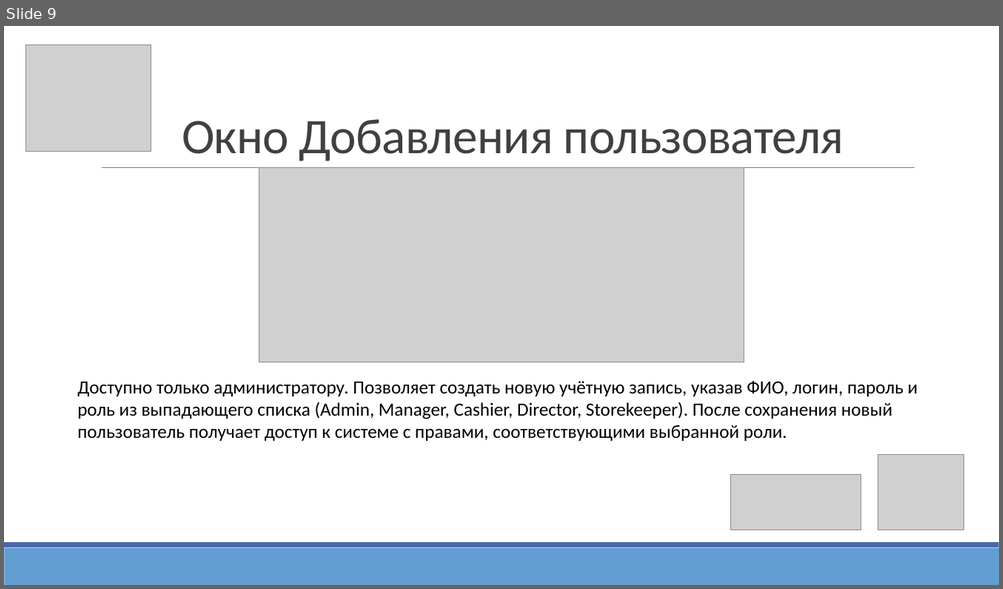
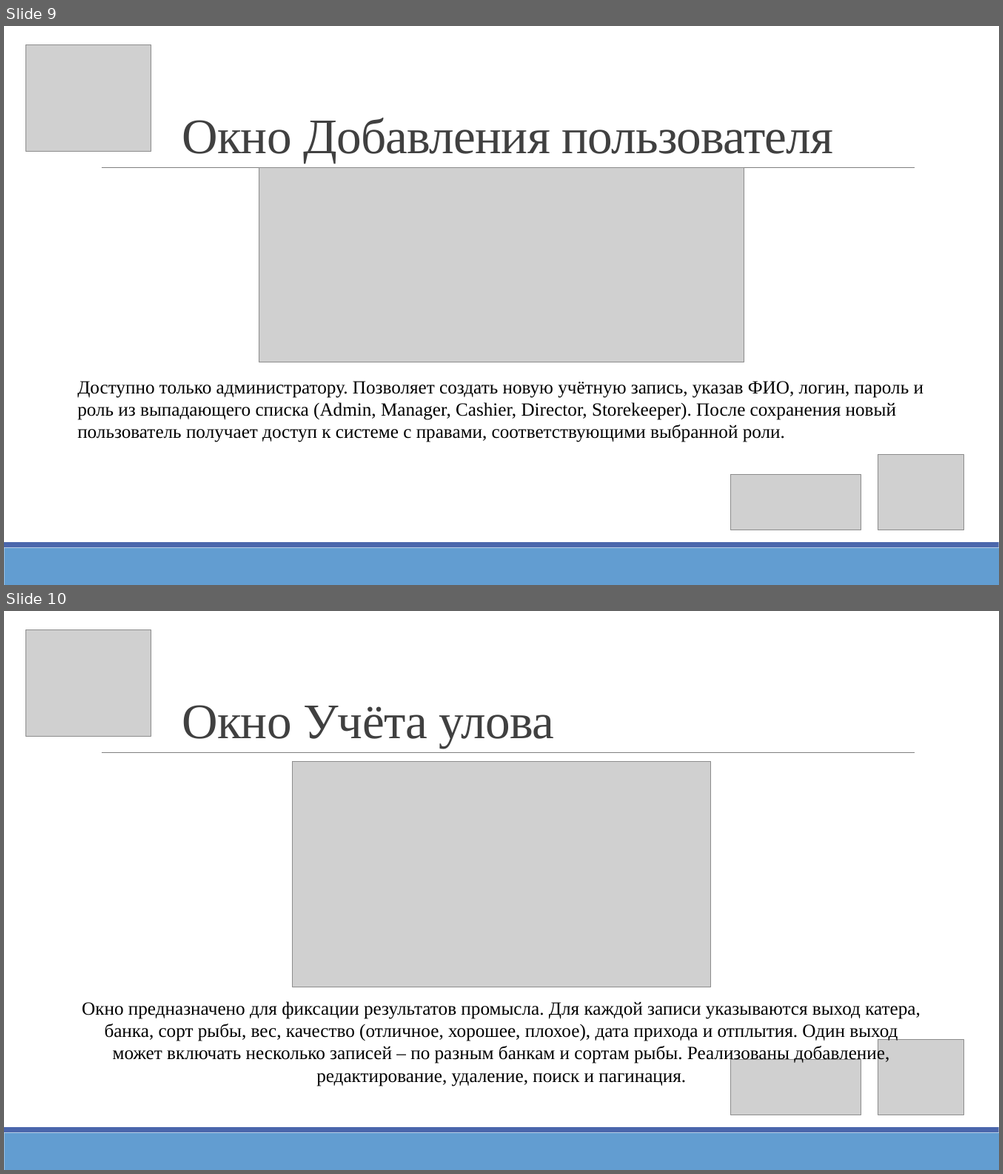
Before and after one commit to Assasin164th/Kursach, a slide deck: Готовое/Шаблон 01.01.pptx. Shown one above the other, each under a label of ours: slide 9 before the commit, slides 9 and 10 after it. The pictures are 1003x589 and 1003x1174 pixels, drawn with LibreOffice and Linux fonts; fonts in the diff are those of the drawing; grey boxes stand for pictures. Boxes give left, top, right and bottom in pixels: in the first picture for what was removed or moved away, otherwise in the second. Text is boxed around its words. In the diff, an @@ line names an element or a change of style, - is before the commit and + after.

```diff
--- a/Готовое/Шаблон 01.01.pptx
+++ b/Готовое/Шаблон 01.01.pptx
@@ slide 10 added at box(4, 611, 999, 1170), background #FFFFFF; not listed: 3 template elements that a slide beside it also shows @@
@@ picture added at box(25, 629, 151, 736) @@
@@ title added at box(182, 705, 554, 748), 48 pt, text #404040 @@
+Окно Учёта улова
@@ picture added at box(292, 762, 711, 987) @@
@@ text added at box(82, 1002, 920, 1087), 18 pt, text #000000 @@
+Окно предназначено для фиксации результатов промысла. Для каждой записи указываются выход катера, банка, сорт рыбы, вес, качество (отличное, хорошее, плохое), дата прихода и отплытия. Один выход может включать несколько записей – по разным банкам и сортам рыбы. Реализованы добавление, редактирование, удаление, поиск и пагинация.
@@ picture added at box(878, 1040, 964, 1116) @@
@@ picture added at box(731, 1059, 860, 1115) @@
@@ slide 9 changed as well @@
@@ title "Окно Добавления пользователя" at box(182, 118, 833, 163): font Calibri to Times New Roman @@
@@ text "Доступно только администратору. Позволяет создать ..." at box(77, 381, 923, 443): font Calibri to Times New Roman @@
```
Also in this commit, not shown: 14 other slides changed, 1 other slide added, 3 other files.
